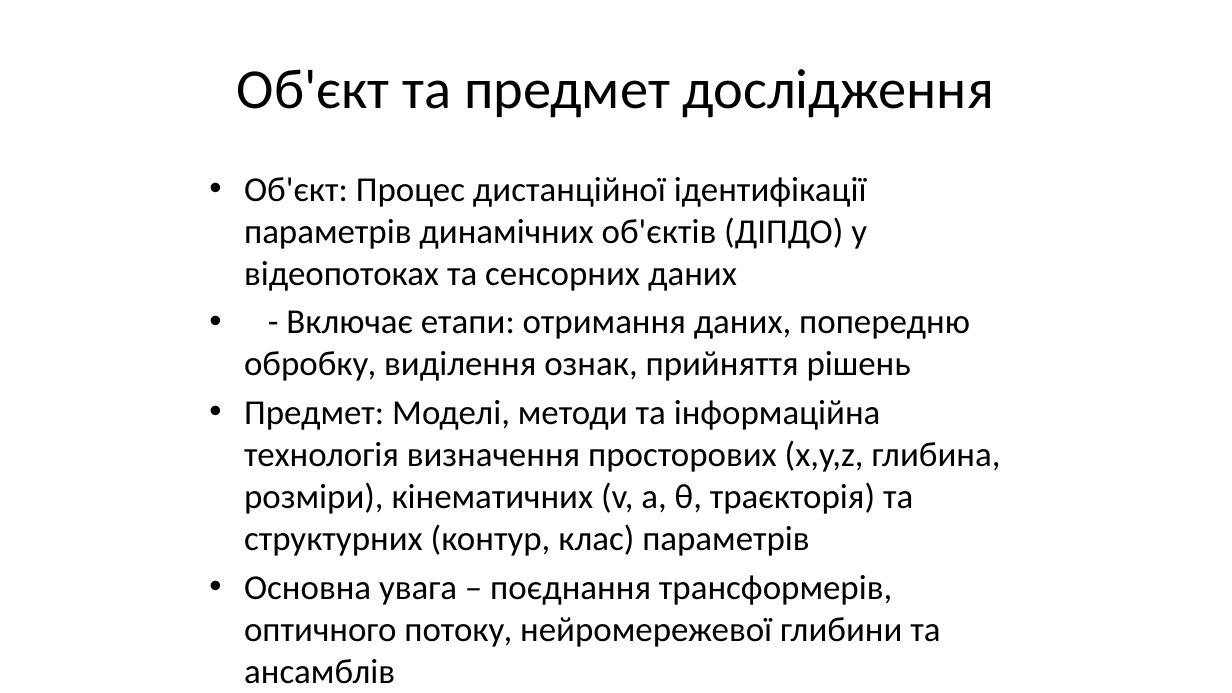
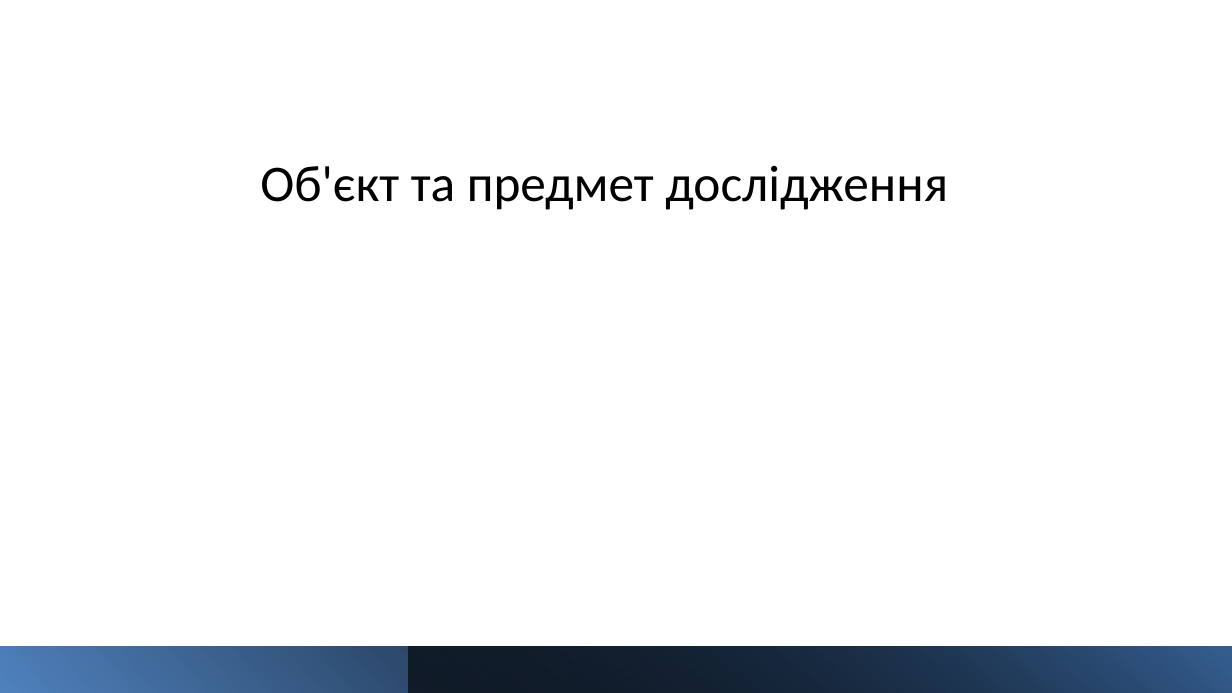
Before and after one commit to ly0wenka/dis_f, a slide deck: slide 5 of dissertation_Kondratov_full_37slides.pptx. Drawn at 1232x693 pixels with LibreOffice and Linux fonts; fonts in the diff are those of the drawing; grey boxes stand for pictures. Boxes give left, top, right and bottom in pixels: in the first picture for what was removed or moved away, otherwise in the second. Text is boxed around its words. In the diff, an @@ line names an element or a change of style, - is before the commit and + after.

```diff
--- a/dissertation_Kondratov_full_37slides.pptx
+++ b/dissertation_Kondratov_full_37slides.pptx
@@ title "Об'єкт та предмет дослідження": place and size @@
-title "Об'єкт та предмет дослідження" at [237,69,994,118]
+title "Об'єкт та предмет дослідження" at [260,165,948,210]
@@ title "Об'єкт та предмет дослідження" at [260,165,948,210]: size 44 to 40 pt; vertical alignment middle to bottom @@
@@ text removed at [244,177,1001,684] @@
-• Об'єкт: Процес дистанційної ідентифікації параметрів динамічних об'єктів (ДІПДО) у відеопотоках та сенсорних даних
-• - Включає етапи: отримання даних, попередню обробку, виділення ознак, прийняття рішень
-• Предмет: Моделі, методи та інформаційна технологія визначення просторових (x,y,z, глибина, розміри), кінематичних (v, a, θ, траєкторія) та структурних (контур, клас) параметрів
-• Основна увага – поєднання трансформерів, оптичного потоку, нейромережевої глибини та ансамблів
@@ rectangle added at [0,647,1232,693], fill gradient #4F81BD to #000000 @@
@@ rectangle added at [409,647,1232,693], fill gradient #000000 to #376092 @@
```
Also in this commit, not shown: 36 other slides changed, 1 other file.
